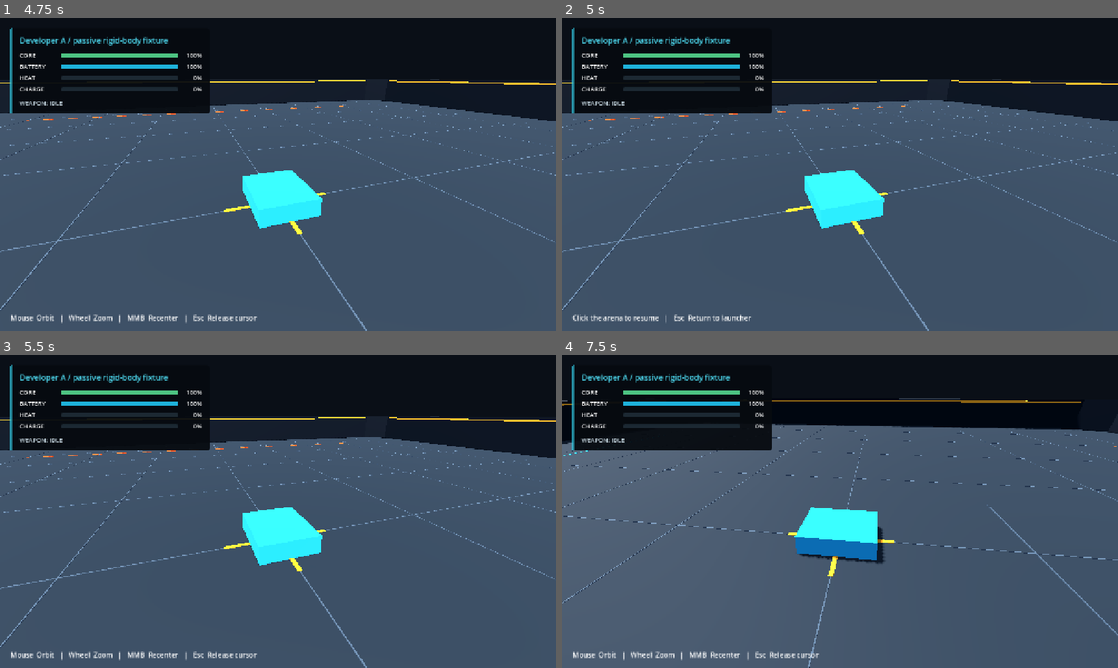
Above: before the commit, frames 1-4 (two rows, left to right).
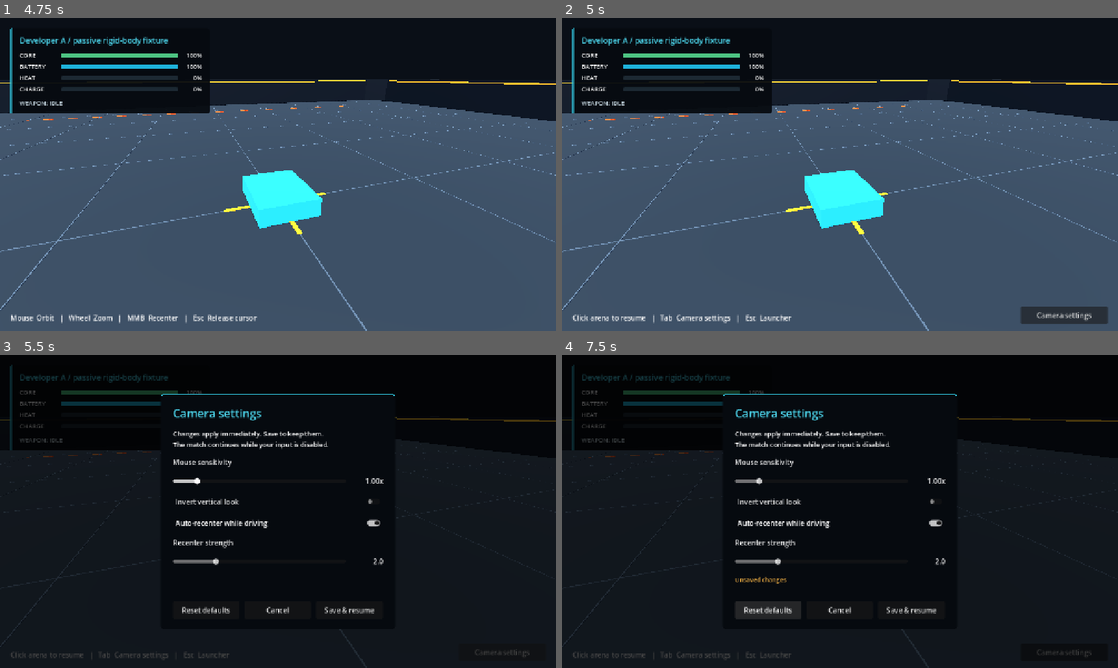
Above: after the commit, the same moments.

Repository: fumbleforce/battlebots
Game: Godot game, scene res://scenes/app/main.tscn
The game is run twice, just before and just after one commit, with the same random seed, the same clock (stepped at 60 frames per second) and the same inputs.
Inputs (mouse positions are in pixels of both pictures, inside the frame that each line leads up to):
- Up to frame 1 (4.75 s): click "Developer A — simulation sand…" at 0.5 s; tap Enter at 1.25, 2.75, 4.25 s; move the mouse to (305, 174) at 1.27 s; hold Middle mouse button (camera_recenter) 1.28-2.03 s; hold W (drive_forward) from 1.28 s (still down); click (305, 174) at 1.55 s; tap Space (brake) at 2, 3.5 s; move the mouse to (250, 174) at 2.02 s; click (250, 174) at 2.1 s; tap R (recover) at 2.3, 2.85, 4.55 s; move the mouse to (289, 168) at 2.77 s; hold Middle mouse button (camera_recenter) 2.78-3.53 s; click (289, 168) at 2.92 s; move the mouse to (272, 180) at 3.52 s; tap Middle mouse button (camera_recenter) at 3.6 s; click (272, 180) at 3.8 s; move the mouse to (316, 177) at 4.27 s; tap C (camera_toggle) at 4.35 s; click (316, 177) at 4.42 s
- Up to frame 2 (5 s): keep holding W (drive_forward); tap Escape (pause) at 4.9 s
- Up to frame 3 (5.5 s): release W (drive_forward) at 5 s; click (500, 652) at 5 s, where only the run after the commit has a clickable "Camera settings"
- Up to frame 4 (7.5 s): click (840, 502) at 5.75 s, where only the run after the commit has a clickable "Invert vertical look"; click (840, 524) at 6.5 s, where only the run after the commit has a clickable "Auto-recenter while driving"; click (767, 611) at 7.25 s, where only the run after the commit has a clickable "Reset defaults"

Frame 1 is identical in both runs. In frame 2, 1.2% of the frame differs, in the area x 5-99%, y 92-98%; in frame 3, 78%, in the area x 0-100%, y 3-100%; in frame 4, 77%.

Commit message:
feat: add persistent camera settings and modal input protection

Diff:
--- a/battlebots/scenes/ui/baseline_preview.tscn
+++ b/battlebots/scenes/ui/baseline_preview.tscn
@@ -1,9 +1,10 @@
-[gd_scene load_steps=4 format=3]
+[gd_scene load_steps=5 format=3]
 
 [ext_resource type="Script" path="res://scripts/presentation/baseline_preview.gd" id="1"]
 [ext_resource type="PackedScene" path="res://scenes/ui/orbit_camera.tscn" id="2"]
 
 [ext_resource type="PackedScene" path="res://scenes/ui/bot_status_hud.tscn" id="3"]
+[ext_resource type="PackedScene" path="res://scenes/ui/camera_settings_panel.tscn" id="4"]
 
 [node name="Preview" type="Node3D"]
 script = ExtResource("1")
@@ -28,3 +29,19 @@
 grow_vertical = 0
 theme_override_font_sizes/font_size = 16
 text = "Camera controls"
+
+[node name="SettingsButton" type="Button" parent="CanvasLayer"]
+anchor_left = 1.0
+anchor_top = 1.0
+anchor_right = 1.0
+anchor_bottom = 1.0
+offset_left = -224.0
+offset_top = -56.0
+offset_right = -24.0
+offset_bottom = -16.0
+text = "Camera settings"
+
+[node name="ModalLayer" type="CanvasLayer" parent="."]
+layer = 10
+
+[node name="CameraSettings" parent="ModalLayer" instance=ExtResource("4")]
--- /dev/null
+++ b/battlebots/scenes/ui/camera_settings_panel.tscn
@@ -0,0 +1,162 @@
+[gd_scene load_steps=4 format=3]
+
+[ext_resource type="Script" path="res://scripts/ui/camera_settings_panel.gd" id="1"]
+
+[sub_resource type="StyleBoxFlat" id="Panel"]
+bg_color = Color(0.025, 0.04, 0.06, 1)
+border_width_top = 3
+border_color = Color(0.2, 0.8, 0.9, 1)
+corner_radius_top_left = 8
+corner_radius_top_right = 8
+corner_radius_bottom_left = 8
+corner_radius_bottom_right = 8
+
+[sub_resource type="StyleBoxFlat" id="Focus"]
+bg_color = Color(0, 0, 0, 0)
+border_width_left = 2
+border_width_right = 2
+border_width_top = 2
+border_width_bottom = 2
+border_color = Color(0.4, 0.9, 1, 1)
+
+[node name="CameraSettings" type="Control"]
+visible = false
+layout_mode = 3
+anchors_preset = 15
+anchor_right = 1.0
+anchor_bottom = 1.0
+grow_horizontal = 2
+grow_vertical = 2
+script = ExtResource("1")
+
+[node name="Shade" type="ColorRect" parent="."]
+layout_mode = 1
+anchors_preset = 15
+anchor_right = 1.0
+anchor_bottom = 1.0
+color = Color(0, 0, 0, 0.72)
+
+[node name="Center" type="CenterContainer" parent="."]
+layout_mode = 1
+anchors_preset = 15
+anchor_right = 1.0
+anchor_bottom = 1.0
+mouse_filter = 1
+
+[node name="Panel" type="PanelContainer" parent="Center"]
+layout_mode = 2
+custom_minimum_size = Vector2(540, 0)
+theme_override_styles/panel = SubResource("Panel")
+
+[node name="Margin" type="MarginContainer" parent="Center/Panel"]
+layout_mode = 2
+theme_override_constants/margin_left = 28
+theme_override_constants/margin_right = 28
+theme_override_constants/margin_top = 24
+theme_override_constants/margin_bottom = 24
+
+[node name="Form" type="VBoxContainer" parent="Center/Panel/Margin"]
+layout_mode = 2
+theme_override_constants/separation = 18
+
+[node name="Title" type="Label" parent="Center/Panel/Margin/Form"]
+layout_mode = 2
+theme_override_colors/font_color = Color(0.3, 0.85, 0.94, 1)
+theme_override_font_sizes/font_size = 26
+text = "Camera settings"
+
+[node name="Description" type="Label" parent="Center/Panel/Margin/Form"]
+layout_mode = 2
+theme_override_font_sizes/font_size = 15
+text = "Changes apply immediately. Save to keep them.
+The match continues while your input is disabled."
+
+[node name="SensitivityLabel" type="Label" parent="Center/Panel/Margin/Form"]
+layout_mode = 2
+text = "Mouse sensitivity"
+
+[node name="Sensitivity" type="HBoxContainer" parent="Center/Panel/Margin/Form"]
+layout_mode = 2
+theme_override_constants/separation = 16
+
+[node name="Slider" type="HSlider" parent="Center/Panel/Margin/Form/Sensitivity"]
+layout_mode = 2
+custom_minimum_size = Vector2(360, 28)
+size_flags_horizontal = 3
+min_value = 0.166666667
+max_value = 6.666666667
+step = 0.01
+value = 1
+theme_override_styles/focus = SubResource("Focus")
+
+[node name="Value" type="Label" parent="Center/Panel/Margin/Form/Sensitivity"]
+layout_mode = 2
+custom_minimum_size = Vector2(70, 0)
+horizontal_alignment = 2
+text = "1"
+
+[node name="Invert" type="CheckButton" parent="Center/Panel/Margin/Form"]
+layout_mode = 2
+text = "Invert vertical look"
+theme_override_styles/focus = SubResource("Focus")
+
+[node name="Automatic" type="CheckButton" parent="Center/Panel/Margin/Form"]
+layout_mode = 2
+text = "Auto-recenter while driving"
+theme_override_styles/focus = SubResource("Focus")
+
+[node name="StrengthLabel" type="Label" parent="Center/Panel/Margin/Form"]
+layout_mode = 2
+text = "Recenter strength"
+
+[node name="Strength" type="HBoxContainer" parent="Center/Panel/Margin/Form"]
+layout_mode = 2
+theme_override_constants/separation = 16
+
+[node name="Slider" type="HSlider" parent="Center/Panel/Margin/Form/Strength"]
+layout_mode = 2
+custom_minimum_size = Vector2(360, 28)
+size_flags_horizontal = 3
+min_value = 0.1
+max_value = 8
+step = 0.1
+value = 2
+theme_override_styles/focus = SubResource("Focus")
+
+[node name="Value" type="Label" parent="Center/Panel/Margin/Form/Strength"]
+layout_mode = 2
+custom_minimum_size = Vector2(70, 0)
+horizontal_alignment = 2
+text = "2"
+
+[node name="Message" type="Label" parent="Center/Panel/Margin/Form"]
+layout_mode = 2
+custom_minimum_size = Vector2(0, 42)
+theme_override_colors/font_color = Color(1, 0.73, 0.28, 1)
+theme_override_font_sizes/font_size = 14
+autowrap_mode = 2
+
+[node name="Buttons" type="HBoxContainer" parent="Center/Panel/Margin/Form"]
+layout_mode = 2
+theme_override_constants/separation = 12
+
+[node name="Defaults" type="Button" parent="Center/Panel/Margin/Form/Buttons"]
+layout_mode = 2
+size_flags_horizontal = 3
+custom_minimum_size = Vector2(0, 40)
+text = "Reset defaults"
+theme_override_styles/focus = SubResource("Focus")
+
+[node name="Cancel" type="Button" parent="Center/Panel/Margin/Form/Buttons"]
+layout_mode = 2
+size_flags_horizontal = 3
+custom_minimum_size = Vector2(0, 40)
+text = "Cancel"
+theme_override_styles/focus = SubResource("Focus")
+
+[node name="Save" type="Button" parent="Center/Panel/Margin/Form/Buttons"]
+layout_mode = 2
+size_flags_horizontal = 3
+custom_minimum_size = Vector2(0, 40)
+text = "Save & resume"
+theme_override_styles/focus = SubResource("Focus")
--- a/battlebots/scripts/presentation/baseline_preview.gd
+++ b/battlebots/scripts/presentation/baseline_preview.gd
@@ -3,23 +3,36 @@
 
 @export var source_path: NodePath
 @export var fixture_title: String = "Development fixture"
+@export var settings_path: String = CameraPreferences.DEFAULT_PATH
 @onready var source: BotSource = get_node_or_null(source_path) as BotSource
 @onready var rig: BotOrbitCamera = $OrbitCamera
 @onready var hud: BotStatusHud = $CanvasLayer/BotStatusHud
 @onready var hint: Label = $CanvasLayer/Hint
+@onready var settings_button: Button = $CanvasLayer/SettingsButton
+@onready var settings_panel: CameraSettingsPanel = $ModalLayer/CameraSettings
 var sequence: int = 0
 var controls_enabled: bool = false
 var _suppress_primary_until_release: bool = false
+var _load_notice: String = ""
 
 func _ready() -> void:
 	hud.set_context(fixture_title)
 	rig.bind_source(source)
+	var preferences := CameraPreferences.load_file(settings_path)
+	preferences.apply_to(rig)
+	if preferences.load_error != OK:
+		_load_notice = "Saved settings could not be loaded. Using defaults."
+	settings_button.pressed.connect(open_settings)
+	settings_panel.closed.connect(_on_settings_closed)
 	get_window().focus_exited.connect(release_controls)
 	if DisplayServer.get_name() != "headless":
 		capture_controls()
 
 func capture_controls() -> void:
+	if settings_panel.visible or not is_instance_valid(source):
+		return
 	controls_enabled = true
+	settings_button.hide()
 	_suppress_primary_until_release = true
 	Input.mouse_mode = Input.MOUSE_MODE_CAPTURED
 
@@ -27,7 +40,24 @@
 	controls_enabled = false
 	Input.mouse_mode = Input.MOUSE_MODE_VISIBLE
 	rig.driving = false
+	settings_button.show()
 	_submit_neutral()
+
+func open_settings() -> void:
+	release_controls()
+	settings_panel.open_for(rig, settings_path, _load_notice)
+
+func _on_settings_closed(saved: bool) -> void:
+	if saved:
+		_load_notice = ""
+	if get_window().has_focus():
+		capture_controls.call_deferred()
+
+func _input(event: InputEvent) -> void:
+	# Handle Escape before focused controls can consume it or the launcher can open.
+	if settings_panel.visible and event.is_action_pressed("pause"):
+		settings_panel.cancel()
+		get_viewport().set_input_as_handled()
 
 func _exit_tree() -> void:
 	Input.mouse_mode = Input.MOUSE_MODE_VISIBLE
@@ -48,7 +78,7 @@
 	var command := BotCommand.new()
 	command.sequence = sequence
 	sequence += 1
-	if controls_enabled and get_window().has_focus():
+	if controls_enabled and not settings_panel.visible and get_window().has_focus():
 		if not Input.is_action_pressed("primary"):
 			_suppress_primary_until_release = false
 		command.throttle = Input.get_axis("drive_reverse", "drive_forward")
@@ -69,9 +99,11 @@
 		return
 	hud.show_view(source.read_view())
 	hint.text = "Mouse  Orbit   |   Wheel  Zoom   |   MMB  Recenter   |   Esc  Release cursor" \
-		if controls_enabled else "Click the arena to resume   |   Esc  Return to launcher"
+		if controls_enabled else "Click arena to resume   |   Tab  Camera settings   |   Esc  Launcher"
 
 func _unhandled_input(event: InputEvent) -> void:
+	if settings_panel.visible:
+		return
 	if event.is_action_pressed("pause"):
 		if controls_enabled:
 			release_controls()
--- /dev/null
+++ b/battlebots/scripts/presentation/camera_preferences.gd
@@ -0,0 +1,62 @@
+class_name CameraPreferences
+extends RefCounted
+## B-owned local settings, isolated from A's future player-profile service.
+const DEFAULT_PATH := "user://presentation_camera.cfg"
+var sensitivity: float = 0.003
+var invert_y: bool = false
+var auto_recenter: bool = true
+var recenter_speed: float = 2.0
+var load_error: Error = OK
+
+static func from_rig(rig: BotOrbitCamera) -> CameraPreferences:
+	var result := CameraPreferences.new()
+	result.sensitivity = rig.sensitivity
+	result.invert_y = rig.invert_y
+	result.auto_recenter = rig.auto_recenter
+	result.recenter_speed = rig.recenter_speed
+	return result
+
+func apply_to(rig: BotOrbitCamera) -> void:
+	rig.sensitivity = sensitivity
+	rig.invert_y = invert_y
+	rig.auto_recenter = auto_recenter
+	rig.recenter_speed = recenter_speed
+
+static func load_file(path: String) -> CameraPreferences:
+	var result := CameraPreferences.new()
+	if path.is_empty() or not FileAccess.file_exists(path):
+		return result
+	var config := ConfigFile.new()
+	result.load_error = config.load(path)
+	if result.load_error != OK:
+		return result
+	if config.get_value("camera", "version", 0) != 1:
+		result.load_error = ERR_FILE_UNRECOGNIZED
+		return result
+	result.sensitivity = _number(config.get_value("camera", "sensitivity", 0.003), 0.003, 0.0005, 0.02)
+	result.recenter_speed = _number(config.get_value("camera", "recenter_speed", 2.0), 2.0, 0.1, 8.0)
+	var invert: Variant = config.get_value("camera", "invert_y", false)
+	var recenter: Variant = config.get_value("camera", "auto_recenter", true)
+	result.invert_y = invert if invert is bool else false
+	result.auto_recenter = recenter if recenter is bool else true
+	return result
+
+static func _number(value: Variant, fallback: float, minimum: float, maximum: float) -> float:
+	if not (value is float or value is int) or not is_finite(float(value)):
+		return fallback
+	return clampf(float(value), minimum, maximum)
+
+func save_file(path: String) -> Error:
+	if path.is_empty():
+		return ERR_UNCONFIGURED
+	var config := ConfigFile.new()
+	config.set_value("camera", "version", 1)
+	config.set_value("camera", "sensitivity", _number(sensitivity, 0.003, 0.0005, 0.02))
+	config.set_value("camera", "invert_y", invert_y)
+	config.set_value("camera", "auto_recenter", auto_recenter)
+	config.set_value("camera", "recenter_speed", _number(recenter_speed, 2.0, 0.1, 8.0))
+	var temporary_path := path + ".tmp"
+	var error := config.save(temporary_path)
+	if error != OK:
+		return error
+	return DirAccess.rename_absolute(temporary_path, path)
--- /dev/null
+++ b/battlebots/scripts/ui/camera_settings_panel.gd
@@ -0,0 +1,87 @@
+class_name CameraSettingsPanel
+extends Control
+
+signal closed(saved: bool)
+@onready var form: VBoxContainer = $Center/Panel/Margin/Form
+@onready var sensitivity: HSlider = $Center/Panel/Margin/Form/Sensitivity/Slider
+@onready var invert: CheckButton = $Center/Panel/Margin/Form/Invert
+@onready var automatic: CheckButton = $Center/Panel/Margin/Form/Automatic
+@onready var strength: HSlider = $Center/Panel/Margin/Form/Strength/Slider
+@onready var message: Label = $Center/Panel/Margin/Form/Message
+var _rig: BotOrbitCamera
+var _path: String
+var _original: CameraPreferences
+
+func _ready() -> void:
+	sensitivity.value_changed.connect(_on_value_changed)
+	strength.value_changed.connect(_on_value_changed)
+	invert.toggled.connect(_on_toggled)
+	automatic.toggled.connect(_on_toggled)
+	form.get_node("Buttons/Defaults").pressed.connect(reset_defaults)
+	form.get_node("Buttons/Cancel").pressed.connect(cancel)
+	form.get_node("Buttons/Save").pressed.connect(save_and_close)
+
+func open_for(rig: BotOrbitCamera, path: String, notice: String = "") -> void:
+	_rig = rig
+	_path = path
+	_original = CameraPreferences.from_rig(rig)
+	_fill(_original)
+	message.text = notice
+	show()
+	sensitivity.grab_focus()
+
+func _fill(values: CameraPreferences) -> void:
+	sensitivity.set_value_no_signal(values.sensitivity / 0.003)
+	strength.set_value_no_signal(values.recenter_speed)
+	invert.set_pressed_no_signal(values.invert_y)
+	automatic.set_pressed_no_signal(values.auto_recenter)
+	_refresh_labels()
+
+func _values() -> CameraPreferences:
+	var result := CameraPreferences.new()
+	result.sensitivity = sensitivity.value * 0.003
+	result.invert_y = invert.button_pressed
+	result.auto_recenter = automatic.button_pressed
+	result.recenter_speed = strength.value
+	return result
+
+func _refresh_labels() -> void:
+	form.get_node("Sensitivity/Value").text = "%.2fx" % sensitivity.value
+	form.get_node("Strength/Value").text = "%.1f" % strength.value
+	strength.editable = automatic.button_pressed
+	form.get_node("Strength").modulate.a = 1.0 if automatic.button_pressed else 0.5
+
+func _on_value_changed(_value: float) -> void:
+	_preview()
+
+func _on_toggled(_value: bool) -> void:
+	_preview()
+
+func _preview() -> void:
+	_refresh_labels()
+	if is_instance_valid(_rig):
+		_values().apply_to(_rig)
+	message.text = "Unsaved changes"
+
+func reset_defaults() -> void:
+	_fill(CameraPreferences.new())
+	_preview()
+
+func cancel() -> void:
+	if not visible:
+		return
+	if is_instance_valid(_rig):
+		_original.apply_to(_rig)
+	hide()
+	closed.emit(false)
+
+func save_and_close() -> void:
+	var values := _values()
+	var error := values.save_file(_path)
+	if error != OK:
+		message.text = "Could not save. Changes are temporary; retry or cancel."
+		return
+	if is_instance_valid(_rig):
+		values.apply_to(_rig)
+	hide()
+	closed.emit(true)
--- a/battlebots/tests/presentation/camera_arena_test.gd
+++ b/battlebots/tests/presentation/camera_arena_test.gd
@@ -24,6 +24,7 @@
 	mouse.pressed = true
 	check(InputMap.event_is_action(mouse, "camera_recenter"), "MMB must match recenter action")
 	var sandbox: Node3D = load("res://scenes/dev/b_presentation.tscn").instantiate()
+	sandbox.get_node("Preview").settings_path = ""
 	root.add_child(sandbox)
 	await sync_physics()
 	var source: BotSource = sandbox.get_node("Bot")
@@ -168,6 +169,7 @@
 
 	# Existing A scene remains compatible, including its real collider exclusion.
 	var a_scene: Node3D = load("res://scenes/dev/a_simulation.tscn").instantiate()
+	a_scene.get_node("Preview").settings_path = ""
 	root.add_child(a_scene)
 	await sync_physics()
 	var a_preview: Node3D = a_scene.get_node("Preview")
--- /dev/null
+++ b/battlebots/tests/presentation/camera_settings_test.gd
@@ -0,0 +1,117 @@
+extends SceneTree
+var failures: int = 0
+var test_directory: String
+
+func _initialize() -> void:
+	call_deferred("_run")
+
+func check(condition: bool, message: String) -> void:
+	if not condition:
+		failures += 1
+		push_error(message)
+
+func _run() -> void:
+	test_directory = "user://b_settings_test_%d" % Time.get_ticks_usec()
+	check(DirAccess.make_dir_recursive_absolute(test_directory) == OK, "Create isolated test directory")
+	var path := test_directory + "/camera.cfg"
+	var initial := CameraPreferences.new()
+	initial.sensitivity = 0.006
+	initial.invert_y = true
+	initial.auto_recenter = false
+	initial.recenter_speed = 4.0
+	check(initial.save_file(path) == OK, "Save new settings")
+	var reloaded := CameraPreferences.load_file(path)
+	check(is_equal_approx(reloaded.sensitivity, 0.006) and reloaded.invert_y \
+		and not reloaded.auto_recenter and reloaded.recenter_speed == 4.0, "Settings round-trip")
+	initial.sensitivity = 0.009
+	check(initial.save_file(path) == OK, "Replace existing settings")
+	check(is_equal_approx(CameraPreferences.load_file(path).sensitivity, 0.009), "Replacement persisted")
+
+	var sandbox: Node3D = load("res://scenes/dev/b_presentation.tscn").instantiate()
+	var preview: Node3D = sandbox.get_node("Preview")
+	preview.settings_path = path
+	root.add_child(sandbox)
+	await process_frame
+	preview.set_physics_process(false)
+	var source: BotSource = sandbox.get_node("Bot")
+	source.set_physics_process(false)
+	check(is_equal_approx(preview.rig.sensitivity, 0.009), "Fresh scene loads persisted settings")
+	var command := BotCommand.new()
+	command.throttle = 1.0
+	command.primary_held = true
+	source.submit_command(command)
+	preview.open_settings()
+	var panel: CameraSettingsPanel = preview.settings_panel
+	check(panel.visible and not preview.controls_enabled, "Opening settings disables control")
+	check(source.last_command.throttle == 0.0 and not source.last_command.primary_held,
+		"Opening settings immediately submits neutral input")
+	Input.action_press("drive_forward")
+	Input.action_press("primary")
+	preview._physics_process(0.016)
+	check(source.last_command.throttle == 0.0 and not source.last_command.primary_held,
+		"Held gameplay actions cannot pass through modal")
+	Input.action_release("drive_forward")
+	Input.action_release("primary")
+	check(root.gui_get_focus_owner() == panel.sensitivity, "Settings opens with keyboard focus")
+	panel.sensitivity.value = 1.5
+	check(is_equal_approx(preview.rig.sensitivity, 0.0045), "Sensitivity applies live")
+	panel.cancel()
+	check(is_equal_approx(preview.rig.sensitivity, 0.009), "Cancel restores pre-open settings")
+	check(is_equal_approx(CameraPreferences.load_file(path).sensitivity, 0.009), "Cancel does not persist")
+	await process_frame
+	preview.open_settings()
+	panel.reset_defaults()
+	check(is_equal_approx(preview.rig.sensitivity, 0.003) and not preview.rig.invert_y \
+		and preview.rig.auto_recenter, "Reset restores defaults live")
+	panel.save_and_close()
+	check(not panel.visible, "Successful save closes settings")
+	check(is_equal_approx(CameraPreferences.load_file(path).sensitivity, 0.003), "Saved defaults persist")
+	await process_frame
+	preview.open_settings()
+	var escape := InputEventAction.new()
+	escape.action = "pause"
+	escape.pressed = true
+	preview._input(escape)
+	check(not panel.visible and is_instance_valid(sandbox), "Escape closes panel, not scene")
+	await process_frame
+	preview.settings_path = ""
+	preview.open_settings()
+	panel.sensitivity.value = 2.0
+	panel.save_and_close()
+	check(panel.visible and not panel.message.text.is_empty(), "Save failure stays visible")
+	panel.cancel()
+	await process_frame
+	preview.settings_path = path
+	preview.open_settings()
+	preview.release_controls()
+	check(panel.visible and not preview.controls_enabled, "Focus loss keeps modal without recapture")
+
+	if "--capture" in OS.get_cmdline_user_args():
+		for frame: int in range(3):
+			await process_frame
+			await RenderingServer.frame_post_draw
+		var output := "user://b-settings-preview.png"
+		check(root.get_texture().get_image().save_png(output) == OK, "Save settings preview")
+		print("CAPTURE: ", ProjectSettings.globalize_path(output))
+	sandbox.queue_free()
+	await process_frame
+
+	var malformed := ConfigFile.new()
+	malformed.set_value("camera", "version", 1)
+	malformed.set_value("camera", "sensitivity", "invalid")
+	malformed.set_value("camera", "invert_y", "true")
+	malformed.set_value("camera", "recenter_speed", 999.0)
+	malformed.save(path)
+	var sanitized := CameraPreferences.load_file(path)
+	check(sanitized.sensitivity == 0.003 and not sanitized.invert_y \
+		and sanitized.recenter_speed == 8.0, "Invalid settings use defaults or clamp")
+	malformed.set_value("camera", "version", 999)
+	malformed.save(path)
+	check(CameraPreferences.load_file(path).load_error == ERR_FILE_UNRECOGNIZED,
+		"Unknown schema returns recoverable load error")
+	for file: String in [path, path + ".tmp"]:
+		if FileAccess.file_exists(file):
+			DirAccess.remove_absolute(file)
+	DirAccess.remove_absolute(test_directory)
+	print("CAMERA SETTINGS PASS" if failures == 0 else "CAMERA SETTINGS FAIL: %d" % failures)
+	quit(0 if failures == 0 else 1)
Not shown, added: battlebots/scripts/presentation/camera_preferences.gd.uid
Not shown, added: battlebots/scripts/ui/camera_settings_panel.gd.uid
Not shown, added: battlebots/tests/presentation/camera_settings_test.gd.uid
Not shown, changed: docs/DEVELOPER_B_HANDOFF.md
Not shown, changed: docs/DEVELOPER_B_TODO.md
